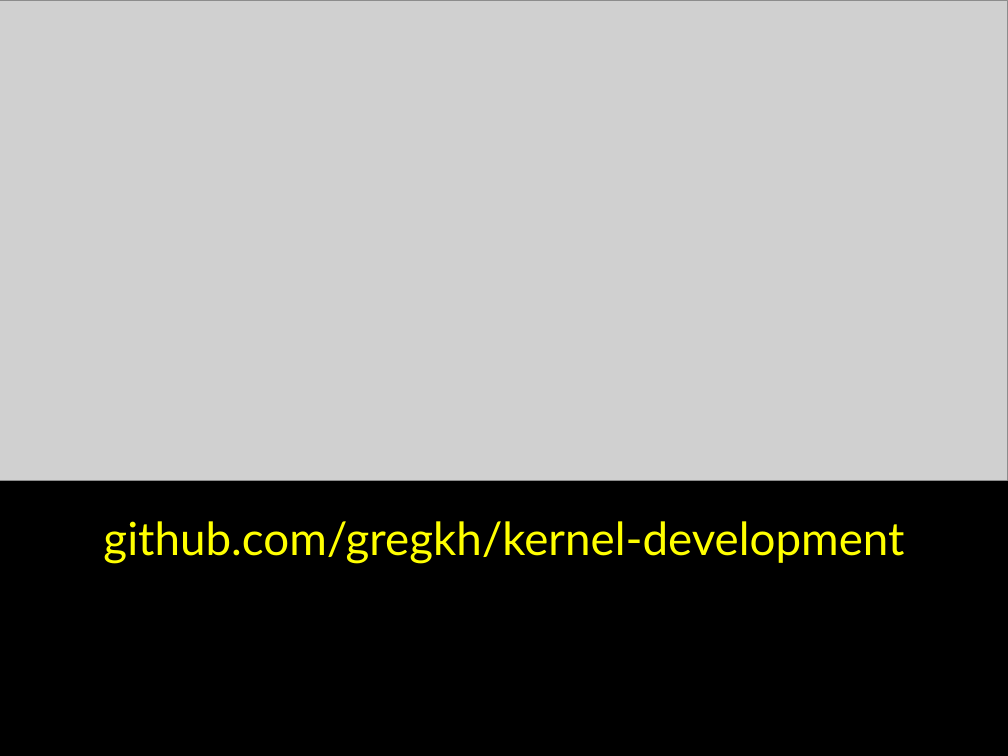
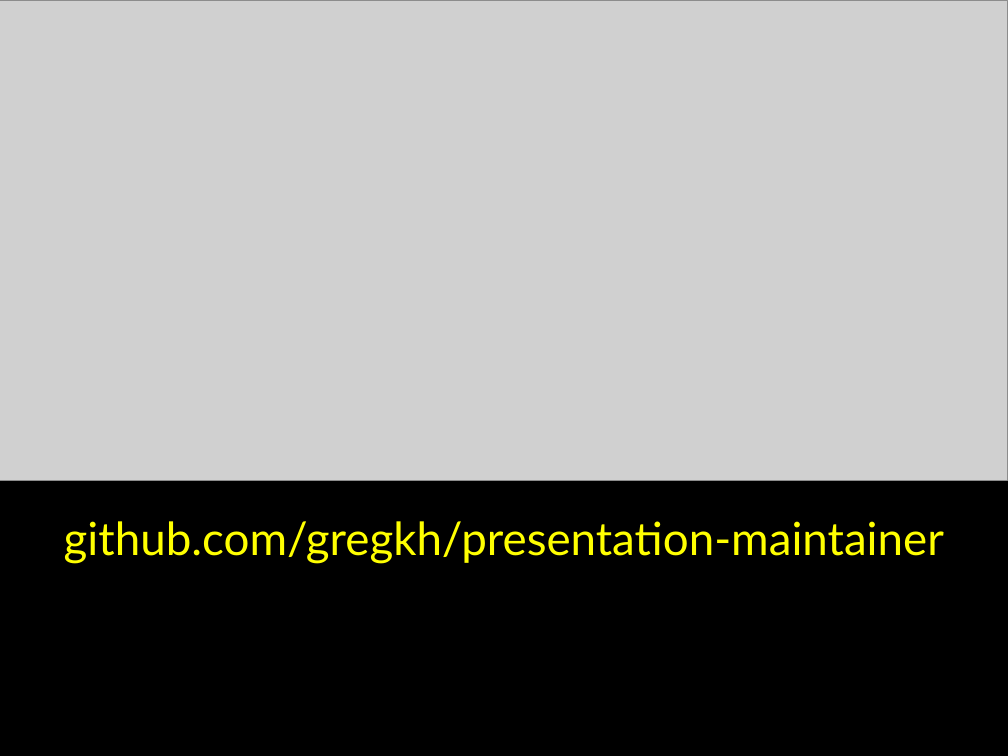
Before and after one commit to gregkh/presentation-linux-maintainer, a slide deck: slide 52 of maintainer.odp (slide 9 before the commit). Drawn at 1008x756 pixels with LibreOffice and Linux fonts; fonts in the diff are those of the drawing; grey boxes stand for pictures. Boxes give left, top, right and bottom in pixels: in the first picture for what was removed or moved away, otherwise in the second. Text is boxed around its words. In the diff, an @@ line names an element or a change of style, - is before the commit and + after.

```diff
--- a/maintainer.odp
+++ b/maintainer.odp
@@ text at <box>64,521,944,564</box>: text changed @@
-github.com/gregkh/kernel-development
+github.com/gregkh/presentation-maintainer
```
Also in this commit, not shown: 3 other slides changed, 46 slides added, 1 other file.
